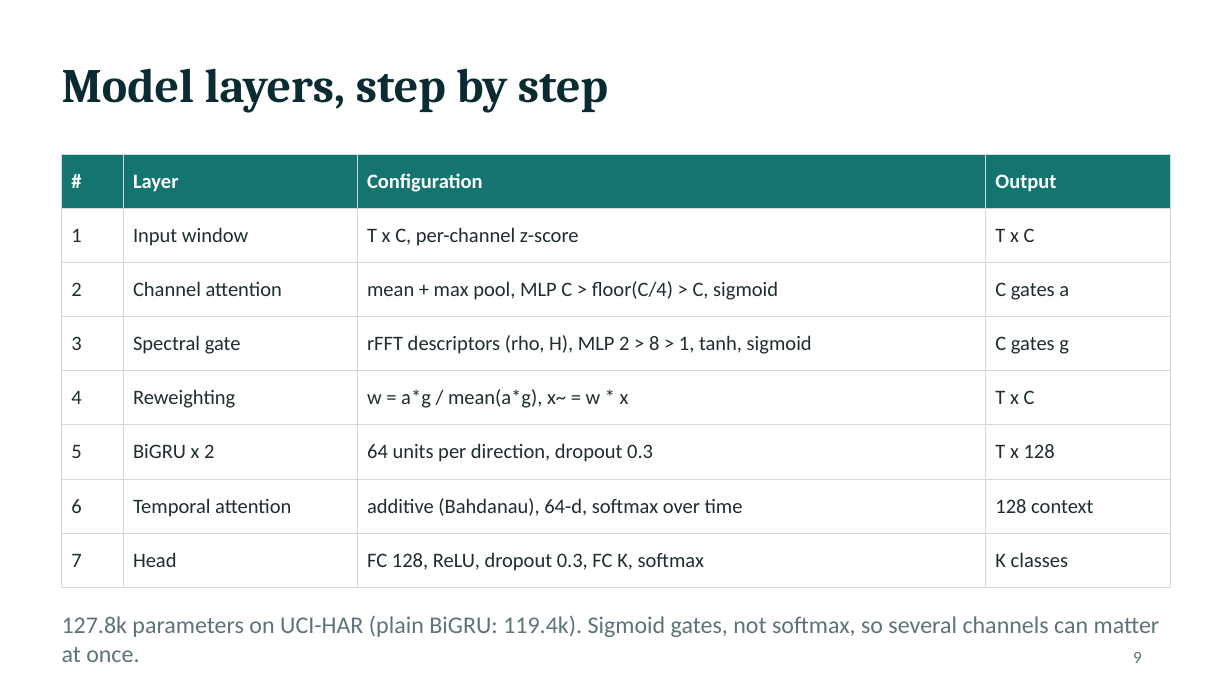
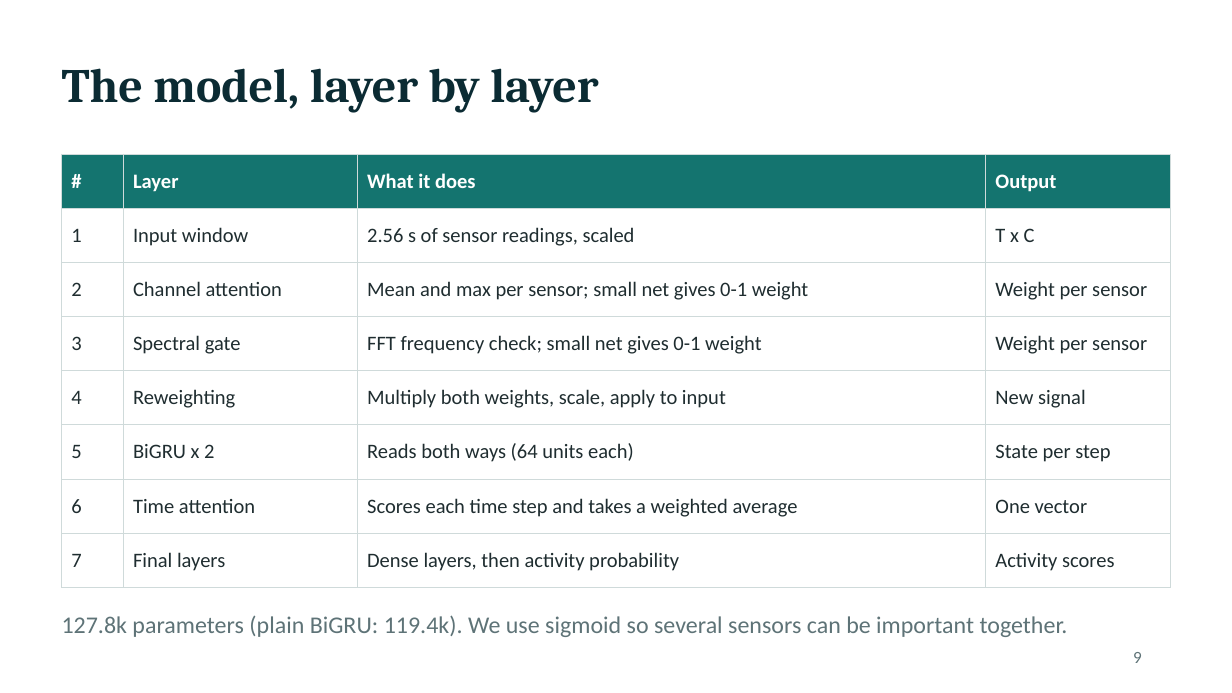
Before and after one commit to himanshmunjal/Dual-attention-HAR, a slide deck: slide 9 of presentation/HAR_Review_Presentation.pptx. Drawn at 1232x693 pixels with LibreOffice and Linux fonts; fonts in the diff are those of the drawing. Boxes give left, top, right and bottom in pixels: in the first picture for what was removed or moved away, otherwise in the second. Text is boxed around its words. In the diff, an @@ line names an element or a change of style, - is before the commit and + after.

```diff
--- a/presentation/HAR_Review_Presentation.pptx
+++ b/presentation/HAR_Review_Presentation.pptx
@@ title at bbox=[62, 68, 598, 112]: text changed @@
-Model layers, step by step
+The model, layer by layer
@@ table at bbox=[62, 154, 1170, 575] @@
-row 1, column 3: Configuration
+row 1, column 3: What it does
-row 2, column 3: T x C, per-channel z-score
+row 2, column 3: 2.56 s of sensor readings, scaled
-row 3, column 3: mean + max pool, MLP C > floor(C/4) > C, sigmoid
+row 3, column 3: Mean and max per sensor; small net gives 0-1 weight
-row 3, column 4: C gates a
+row 3, column 4: Weight per sensor
-row 4, column 3: rFFT descriptors (rho, H), MLP 2 > 8 > 1, tanh, sigmoid
+row 4, column 3: FFT frequency check; small net gives 0-1 weight
-row 4, column 4: C gates g
+row 4, column 4: Weight per sensor
-row 5, column 3: w = a*g / mean(a*g), x~ = w * x
+row 5, column 3: Multiply both weights, scale, apply to input
-row 5, column 4: T x C
+row 5, column 4: New signal
-row 6, column 3: 64 units per direction, dropout 0.3
+row 6, column 3: Reads both ways (64 units each)
-row 6, column 4: T x 128
+row 6, column 4: State per step
-row 7: 6 | Temporal attention | additive (Bahdanau), 64-d, softmax over time | 128 context
+row 7: 6 | Time attention | Scores each time step and takes a weighted average | One vector
-row 8: 7 | Head | FC 128, ReLU, dropout 0.3, FC K, softmax | K classes
+row 8: 7 | Final layers | Dense layers, then activity probability | Activity scores
@@ text at bbox=[62, 615, 1068, 637]: text changed @@
-127.8k parameters on UCI-HAR (plain BiGRU: 119.4k). Sigmoid gates, not softmax, so several channels can matter at once.
+127.8k parameters (plain BiGRU: 119.4k). We use sigmoid so several sensors can be important together.
```
Also in this commit, not shown: 21 other slides changed, 17 other files.
